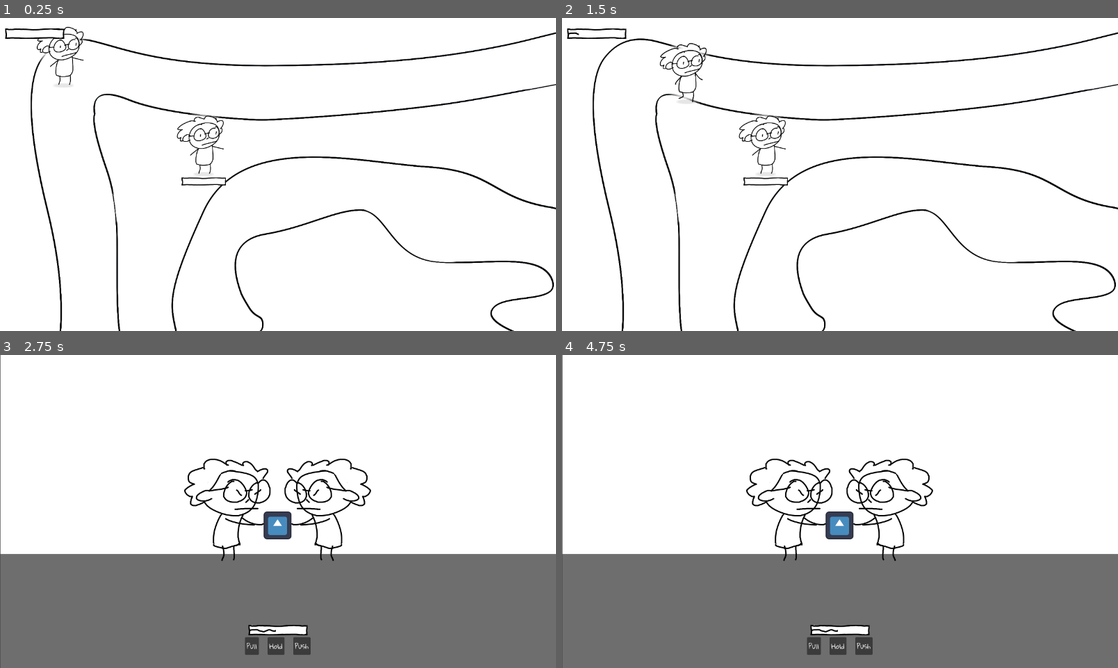
Above: before the commit, frames 1-4 (two rows, left to right).
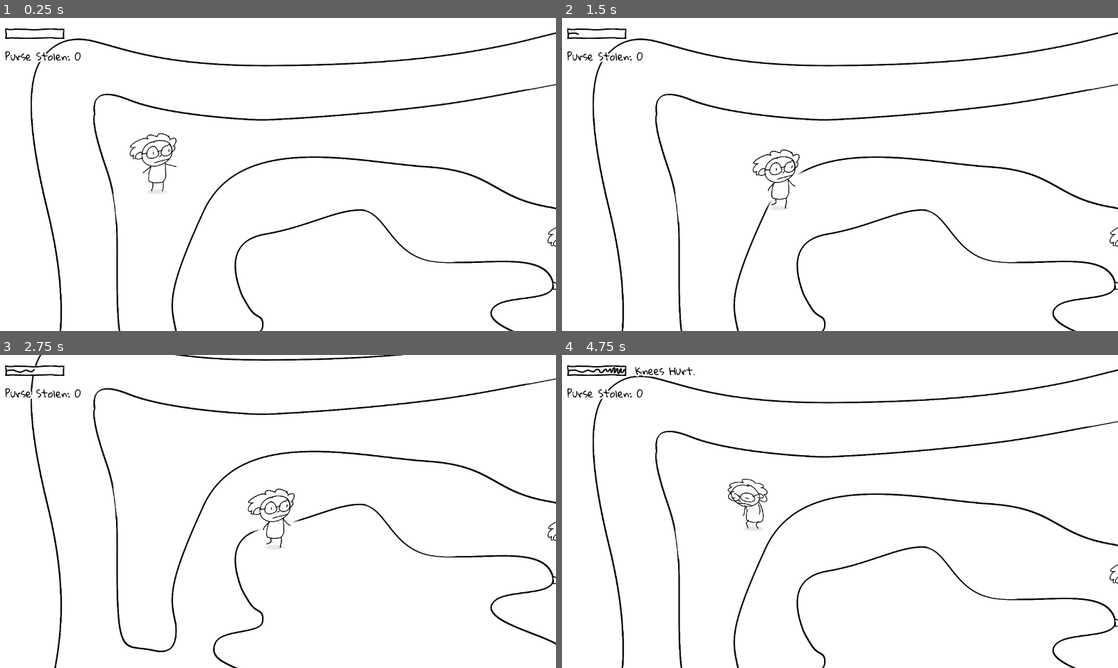
Above: after the commit, the same moments.

Repository: johnreybacal/gran-theft-aubrey
Game: Godot game, scene res://scenes/game_explore.tscn
The game is run twice, just before and just after one commit, with the same random seed, the same clock (stepped at 60 frames per second) and the same inputs. The engine's default icon, where the game draws it, is replaced by a stand-in: a white triangle on a blue panel in a dark square.
Inputs:
- Up to frame 1 (0.25 s): no input
- Up to frame 2 (1.5 s): hold D (move_right) 0.53-1.28 s; hold S (move_down) from 1.28 s (still down)
- Up to frame 3 (2.75 s): release S (move_down) at 2.03 s; hold D (move_right) from 2.03 s (still down)
- Up to frame 4 (4.75 s): release D (move_right) at 2.78 s; hold W (move_up) 2.78-3.53 s; hold A (move_left) from 3.53 s (still down)

The runs differ from the first frame. In frame 1, 1.2% of the frame differs, in the area x 0-100%, y 2-87%; in frame 2, 1.3%; in frame 3, 41%; in frame 4, 41%, in the area x 0-100%, y 0-100%.

Commit message:
stolen purse label

Diff:
--- a/scenes/game_explore.tscn
+++ b/scenes/game_explore.tscn
@@ -17,7 +17,7 @@
 script = ExtResource("1_fiwcs")
 
 [node name="ExplorePlayer" parent="." unique_id=1418164251 instance=ExtResource("1_tutr7")]
-position = Vector2(-1852, -904)
+position = Vector2(-1567, -578)
 
 [node name="Camera2D" type="Camera2D" parent="ExplorePlayer" unique_id=392920982]
 zoom = Vector2(0.75, 0.75)
@@ -29,10 +29,10 @@
 position_smoothing_speed = 2.0
 
 [node name="ExploreEnemy" parent="." unique_id=1382464199 instance=ExtResource("2_1208y")]
-position = Vector2(-1422, -632)
+position = Vector2(-284, -311)
 
 [node name="ExploreEnemy2" parent="." unique_id=2108070940 instance=ExtResource("2_1208y")]
-position = Vector2(-1336, 41)
+position = Vector2(-1547, 293)
 
 [node name="NavigationRegion2D" type="NavigationRegion2D" parent="." unique_id=447760284]
 navigation_polygon = SubResource("NavigationPolygon_tpdw7")
--- a/scenes/game_fight.tscn
+++ b/scenes/game_fight.tscn
@@ -13,11 +13,22 @@
 gradient = SubResource("Gradient_fiwcs")
 
 [sub_resource type="Gradient" id="Gradient_pewl6"]
-offsets = PackedFloat32Array(1)
-colors = PackedColorArray(0.4351923, 0.43519226, 0.43519226, 1)
+offsets = PackedFloat32Array(0)
+colors = PackedColorArray(0, 0, 0, 1)
 
-[sub_resource type="GradientTexture2D" id="GradientTexture2D_hpqlm"]
+[sub_resource type="GradientTexture1D" id="GradientTexture1D_hpqlm"]
 gradient = SubResource("Gradient_pewl6")
+width = 1028
+
+[sub_resource type="Gradient" id="Gradient_j7g34"]
+offsets = PackedFloat32Array(0.5462963, 0.9660494)
+colors = PackedColorArray(0, 0, 0, 1, 1, 1, 1, 0)
+
+[sub_resource type="GradientTexture2D" id="GradientTexture2D_pewl6"]
+gradient = SubResource("Gradient_j7g34")
+fill = 1
+fill_from = Vector2(0.5, 0.5)
+fill_to = Vector2(1, 1)
 
 [node name="GameFight" type="Node2D" unique_id=872867695]
 script = ExtResource("1_ysmxf")
@@ -58,9 +69,21 @@
 
 [node name="Sprite2D4" type="Sprite2D" parent="." unique_id=915769826]
 z_index = -1
-position = Vector2(4.4999695, 240.5)
-scale = Vector2(20.109375, 4.453125)
-texture = SubResource("GradientTexture2D_hpqlm")
+position = Vector2(0, 100)
+scale = Vector2(1, 2)
+texture = SubResource("GradientTexture1D_hpqlm")
+
+[node name="Shadow" type="Sprite2D" parent="Sprite2D4" unique_id=1790879024]
+modulate = Color(1, 1, 1, 0.1)
+position = Vector2(-115, 11)
+scale = Vector2(1.525, 0.334)
+texture = SubResource("GradientTexture2D_pewl6")
+
+[node name="Shadow2" type="Sprite2D" parent="Sprite2D4" unique_id=1267223841]
+modulate = Color(1, 1, 1, 0.1)
+position = Vector2(118, 10.5)
+scale = Vector2(1.525, 0.334)
+texture = SubResource("GradientTexture2D_pewl6")
 
 [node name="MoveTimer" type="Timer" parent="." unique_id=539509820]
 one_shot = true
--- a/scenes/granny_stats.tscn
+++ b/scenes/granny_stats.tscn
@@ -31,5 +31,7 @@
 grow_horizontal = 2
 theme = ExtResource("4_k4ige")
 theme_override_colors/font_color = Color(0, 0, 0, 1)
+theme_override_colors/font_outline_color = Color(1, 1, 1, 1)
+theme_override_constants/outline_size = 16
 theme_override_font_sizes/font_size = 24
 text = "Knees hurt"
--- a/scenes/hud.tscn
+++ b/scenes/hud.tscn
@@ -46,6 +46,14 @@
 theme_override_font_sizes/font_size = 24
 text = "Knees hurt"
 
+[node name="PurseStolenLabel" type="Label" parent="VBoxContainer" unique_id=554397438]
+layout_mode = 2
+theme_override_colors/font_color = Color(0, 0, 0, 1)
+theme_override_colors/font_outline_color = Color(1, 1, 1, 1)
+theme_override_constants/outline_size = 16
+theme_override_font_sizes/font_size = 24
+text = "Purse Stolen: 0"
+
 [node name="Stars" type="HBoxContainer" parent="VBoxContainer" unique_id=1547490240]
 custom_minimum_size = Vector2(0, 32)
 layout_mode = 2
--- a/scripts/classes.gd
+++ b/scripts/classes.gd
@@ -101,16 +101,20 @@
         if encounter_count > 2:
             is_leaving = true
             stats.on_leaving()
-        elif is_loser:
-            is_chasing = true
-            is_stunned = true
-            stats.on_stunned()
-            stats.on_chasing()
+        if is_loser:
+            if not is_leaving:
+                is_chasing = true
+                is_stunned = true
+                stats.on_stunned()
+                stats.on_chasing()
             StateManager.enemies_defeated.append(self )
+            EventBus.on_purse_stolen_updated.emit()
         else:
-            is_avoiding = true
-            stats.on_avoiding()
+            if not is_leaving:
+                is_avoiding = true
+                stats.on_avoiding()
             if self in StateManager.enemies_defeated:
                 var index: int = StateManager.enemies_defeated.find(self )
                 if index != -1:
                     StateManager.enemies_defeated.remove_at(index)
+                    EventBus.on_purse_stolen_updated.emit()
--- a/scripts/event_bus.gd
+++ b/scripts/event_bus.gd
@@ -3,3 +3,4 @@
 signal on_encounter_start(instance_id: int)
 signal on_encounter_end(instance_id: int, is_purse_stolen: bool)
 signal on_enemy_left()
+signal on_purse_stolen_updated()
--- a/scripts/hud.gd
+++ b/scripts/hud.gd
@@ -2,6 +2,7 @@
 class_name Hud
 
 @onready var stats: GrannyStats = $VBoxContainer/GrannyStats
+@onready var purse_stolen_label: Label = $VBoxContainer/PurseStolenLabel
 @onready var stars: HBoxContainer = $VBoxContainer/Stars
 @onready var police_timer_label: Label = $VBoxContainer/PoliceTimerLabel
 
@@ -9,6 +10,7 @@
 
 func _ready() -> void:
     EventBus.on_enemy_left.connect(_on_enemy_left)
+    EventBus.on_purse_stolen_updated.connect(_on_purse_stolen_updated)
 
 func _process(_delta: float) -> void:
     if StateManager.police_arriving_count > 0:
@@ -20,3 +22,6 @@
 func _on_enemy_left():
     var star = hud_star_scene.instantiate()
     stars.add_child.call_deferred(star)
+
+func _on_purse_stolen_updated():
+    purse_stolen_label.text = "Purse Stolen: " + str(len(StateManager.enemies_defeated))
